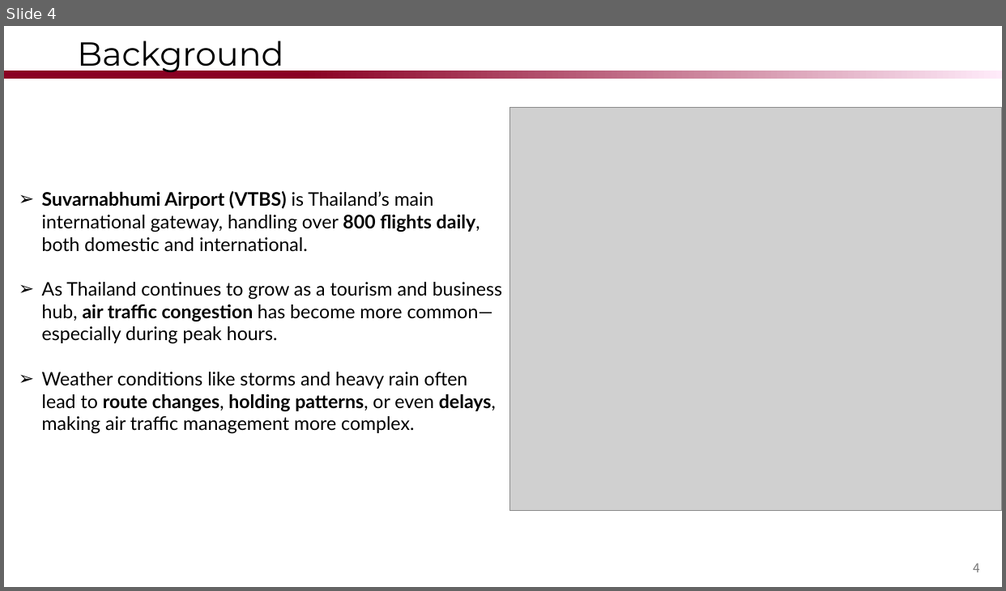
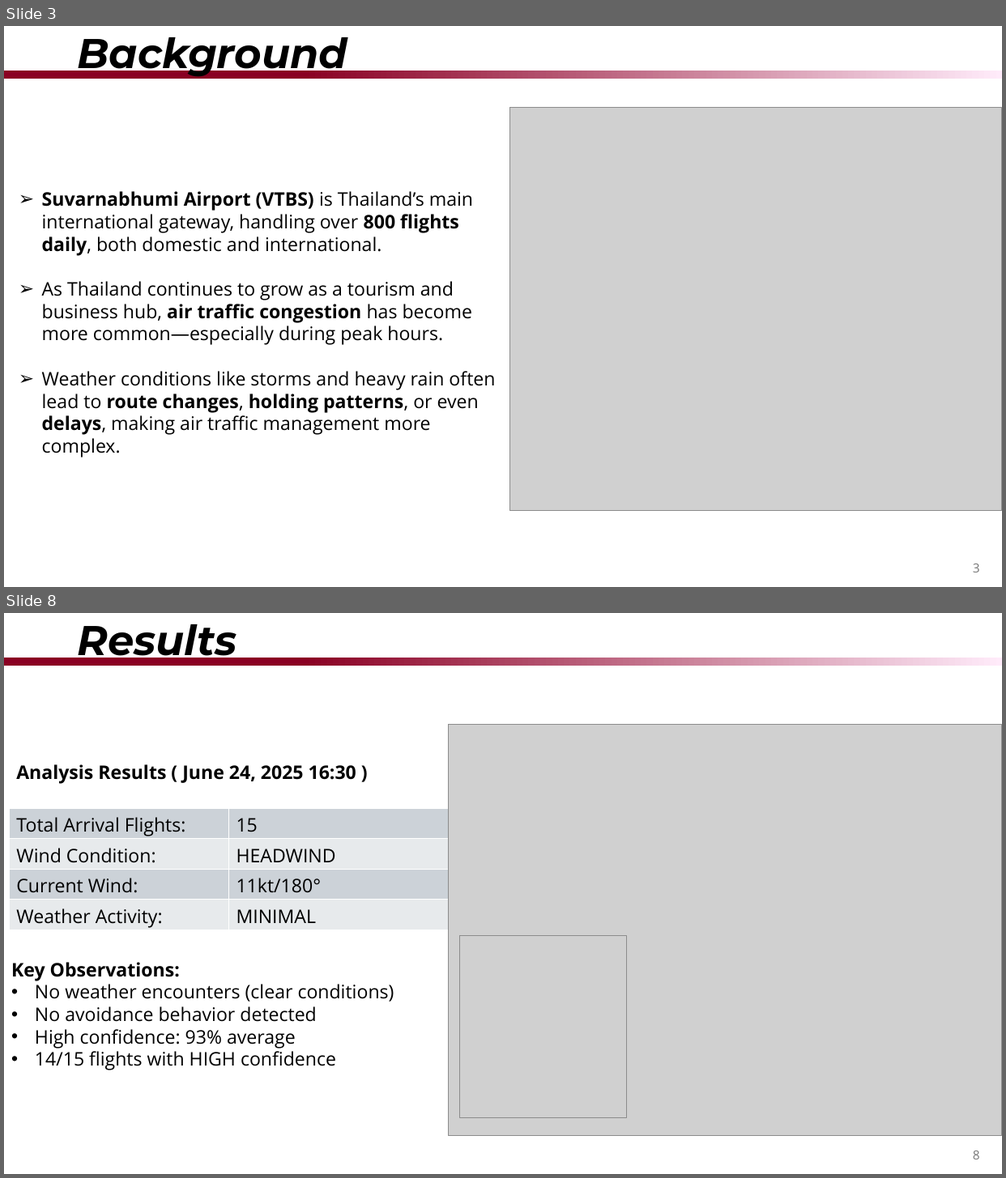
Before and after one commit to krithymn/ATMCODE, a slide deck: ProgressSlide/FinalPresentation.pptx. Shown one above the other, each under a label of ours: slide 4 before the commit, slides 3 and 8 after it; the slides between them are not shown. The pictures are 1006x591 and 1006x1178 pixels, drawn with LibreOffice and Linux fonts; fonts in the diff are those of the drawing; grey boxes stand for pictures; background and template pictures are left out. Boxes give left, top, right and bottom in pixels: in the first picture for what was removed or moved away, otherwise in the second. Text is boxed around its words. In the diff, an @@ line names an element or a change of style, - is before the commit and + after.

```diff
--- a/ProgressSlide/FinalPresentation.pptx
+++ b/ProgressSlide/FinalPresentation.pptx
@@ slide 8 added at box(4, 613, 1002, 1174), background #FFFFFF; not listed: 1 template element that a slide beside it also shows @@
@@ title added at box(77, 624, 236, 666), 40 pt, text #000000, bold, italic @@
+Results
@@ picture added at box(449, 725, 1002, 1135) @@
@@ text added at box(16, 764, 356, 784), 18 pt, text #000000, bold @@
+Analysis Results ( June 24, 2025 16:30 )
@@ table added at box(9, 808, 448, 931), 4 rows, 2 columns @@
+Total Arrival Flights: | 15
+Wind Condition: | HEADWIND
+Current Wind: | 11kt/180°
+Weather Activity: | MINIMAL
@@ picture added at box(460, 936, 627, 1118) @@
@@ text added at box(11, 962, 394, 1071), 18 pt, text #000000 @@
+Key Observations:
+• No weather encounters (clear conditions)
+• No avoidance behavior detected
+• High confidence: 93% average
+• 14/15 flights with HIGH confidence
@@ page number added at box(973, 1151, 980, 1160), 12 pt, text #797979 @@
+8
@@ what was slide 4 is now slide 3 @@
@@ slide 3 changed as well @@
@@ title "Background" at box(77, 37, 347, 79): size 32 to 40 pt, bold on, italic on @@
@@ text "Suvarnabhumi Airport (VTBS) is Thailand’s ..." at box(42, 191, 495, 458): font Lato to Open Sans @@
@@ page number at box(973, 564, 980, 573): text changed; font Noto Sans CJK JP to Open Sans @@
-4
+3
```
Also in this commit, not shown: 1 other slide changed, 9 other slides added, 4 slides removed, 25 other files.
